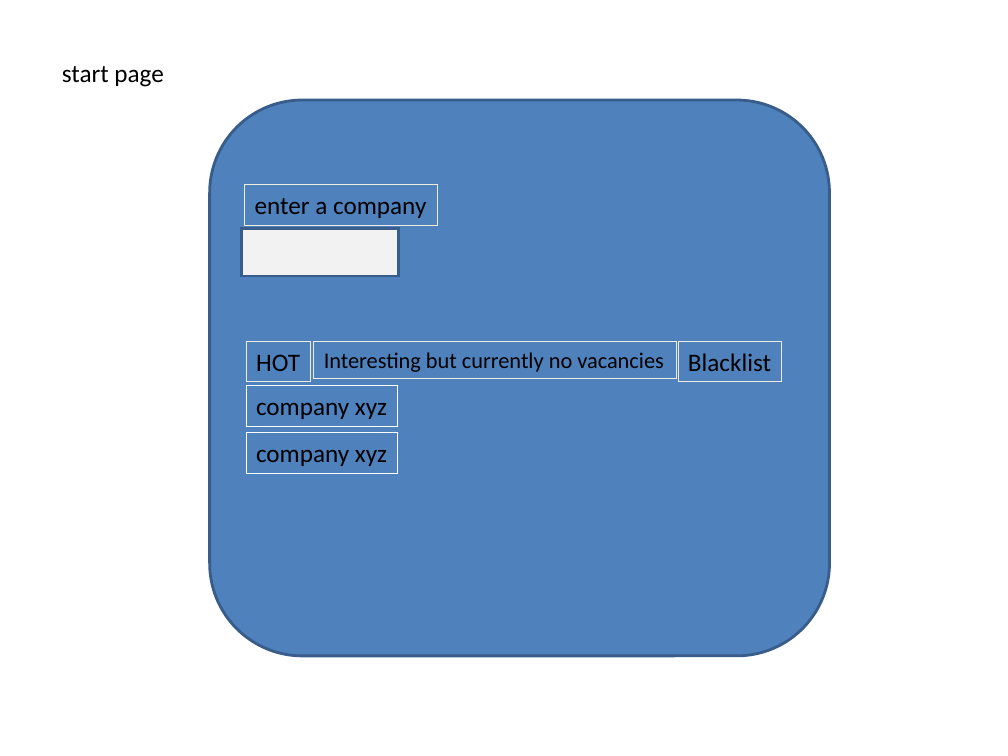
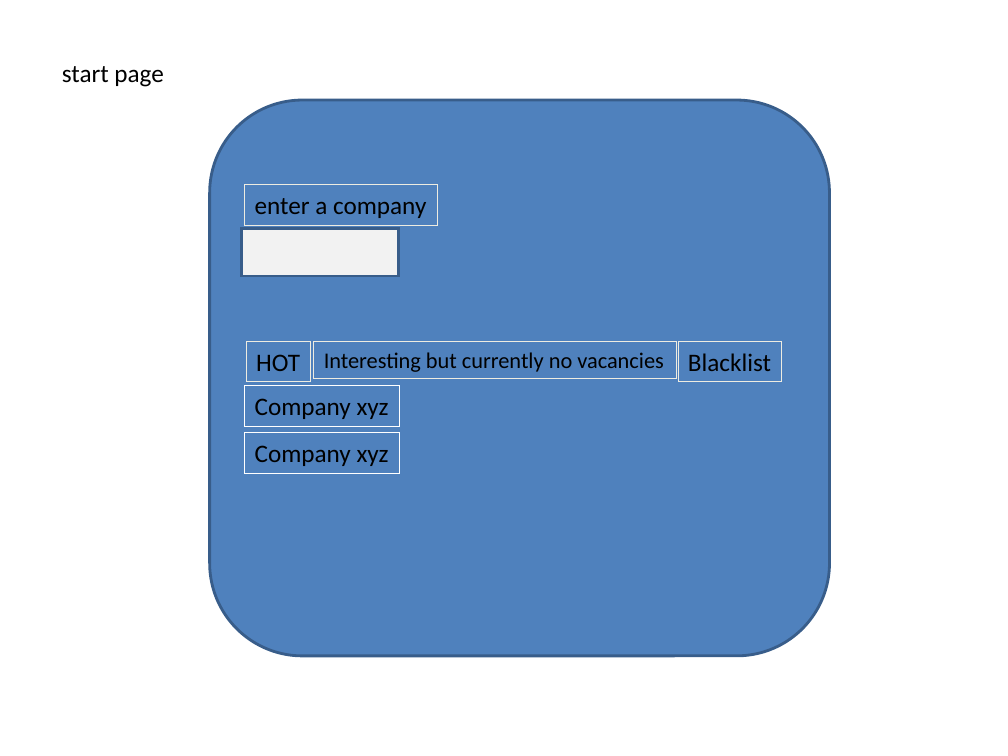
Before and after one commit to githubnorm/privat, a slide deck: slide 2 of docs/p1.ppt (slide 1 before the commit). Drawn at 1008x756 pixels with LibreOffice and Linux fonts; fonts in the diff are those of the drawing. Boxes give left, top, right and bottom in pixels: in the first picture for what was removed or moved away, otherwise in the second. Text is boxed around its words. In the diff, an @@ line names an element or a change of style, - is before the commit and + after.

```diff
--- a/docs/p1.ppt
+++ b/docs/p1.ppt
@@ text in rectangle at <box>255,398,389,419</box>: text changed @@
-company xyz
+Company xyz
@@ text in rectangle at <box>255,445,389,466</box>: text changed @@
-company xyz
+Company xyz
```
Also in this commit, not shown: 1 slide added, 1 slide removed, 8 other files.
